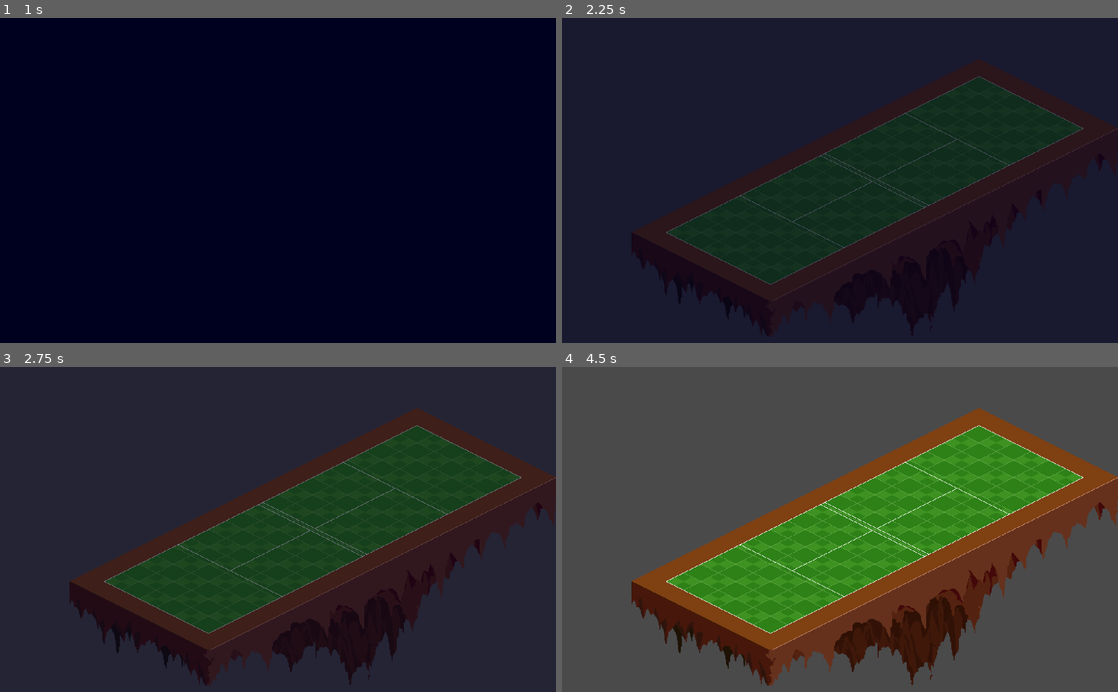
Above: before the commit, frames 1-4 (two rows, left to right).
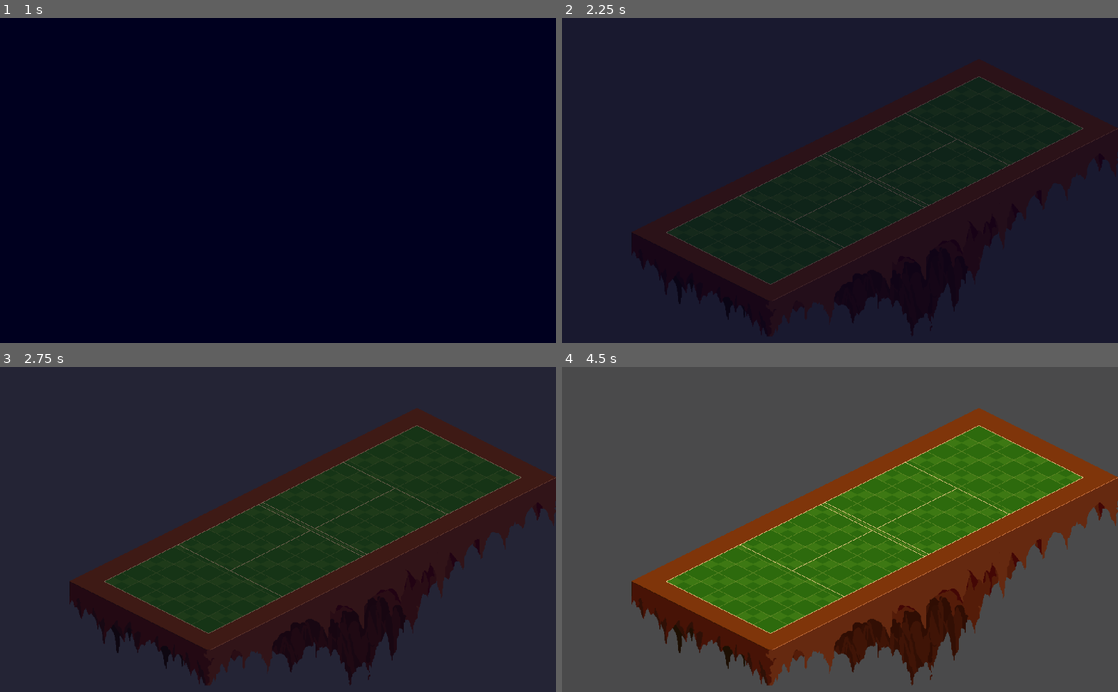
Above: after the commit, the same moments.

Repository: flarkminator/HF_01
Game: Godot game, scene res://Scenes/Interfaces/TitleScreen.tscn
Same seed, same stepped clock (60 frames per second), same inputs: the game is played once before the commit and once after it. The engine's default icon, where the game draws it, is replaced by a stand-in: a white triangle on a blue panel in a dark square.
Inputs:
- Up to frame 1 (1 s): click "Start Game" at 0.5 s
- Up to frame 2 (2.25 s): tap Enter (ui_accept) at 1.25, 1.52, 2 s; hold Right (ui_right) 1.28-2.03 s; hold Down (ui_down) from 2.03 s (still down)
- Up to frame 3 (2.75 s): keep holding Down (ui_down); tap Enter (ui_accept) at 2.27 s
- Up to frame 4 (4.5 s): tap Enter (ui_accept) at 2.75, 3.5, 3.77, 4.25 s; release Down (ui_down) at 2.78 s; hold Right (ui_right) 2.78-3.53 s; hold Up (ui_up) 3.53-4.28 s; hold Left (ui_left) from 4.28 s (still down)

Frame 1 is identical in both runs. In frame 2, 0.3% of the frame differs, in the area x 18-94%, y 17-83%; in frame 3, 0.6%; in frame 4, 6.5%, in the area x 18-100%, y 17-88%.

Commit message:
I changed it to be more brown

Diff:
--- a/Scenes/Courts/CourtScene_Grass.tscn
+++ b/Scenes/Courts/CourtScene_Grass.tscn
@@ -5,6 +5,7 @@
 [node name="CourtScene_Grass" type="Node2D"]
 
 [node name="court_grass" type="Sprite" parent="."]
+modulate = Color( 1, 0.823529, 0.572549, 1 )
 position = Vector2( 576, 300 )
 texture = ExtResource( 1 )
 
